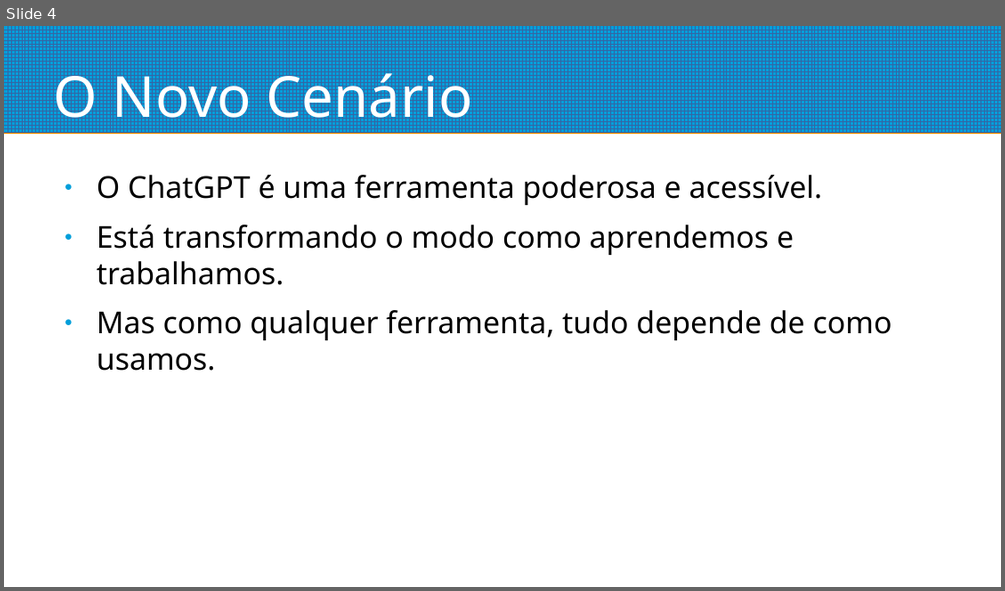
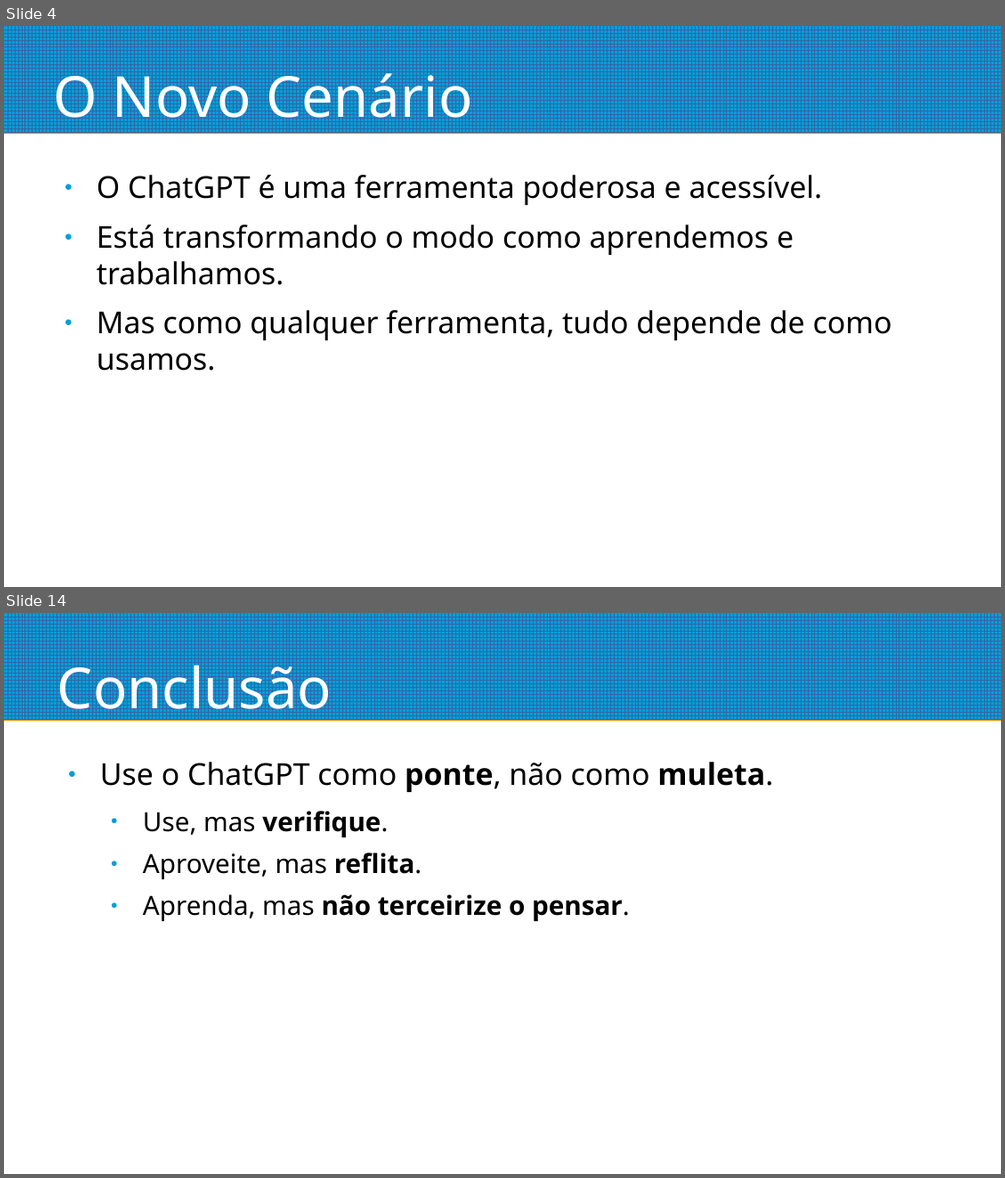
Before and after one commit to pedrosiqueira/ifmsjs, a slide deck: sveltekit-avançado/LLMs.odp. Shown one above the other, each under a label of ours: slide 4 before the commit, slides 4 and 14 after it; the slides between them are not shown. The pictures are 1005x591 and 1005x1178 pixels, drawn with LibreOffice and Linux fonts; fonts in the diff are those of the drawing. Boxes give left, top, right and bottom in pixels: in the first picture for what was removed or moved away, otherwise in the second. Text is boxed around its words. In the diff, an @@ line names an element or a change of style, - is before the commit and + after.

```diff
--- a/sveltekit-avançado/LLMs.odp
+++ b/sveltekit-avançado/LLMs.odp
@@ slide 14 added at (x1=4, y1=613, x2=1001, y2=1174), background #FFFFFF; not listed: 1 template element that a slide beside it also shows @@
@@ title added at (x1=57, y1=655, x2=332, y2=723), 45 pt, text #FFFFFF @@
+Conclusão
@@ text added at (x1=100, y1=762, x2=773, y2=921), 21 pt, text #000000 @@
+● Use o ChatGPT como ponte, não como muleta.
+  ● Use, mas verifique.
+  ● Aproveite, mas reflita.
+  ● Aprenda, mas não terceirize o pensar.
```
Also in this commit, not shown: 9 other slides added, 2 slides removed, 12 other files.
